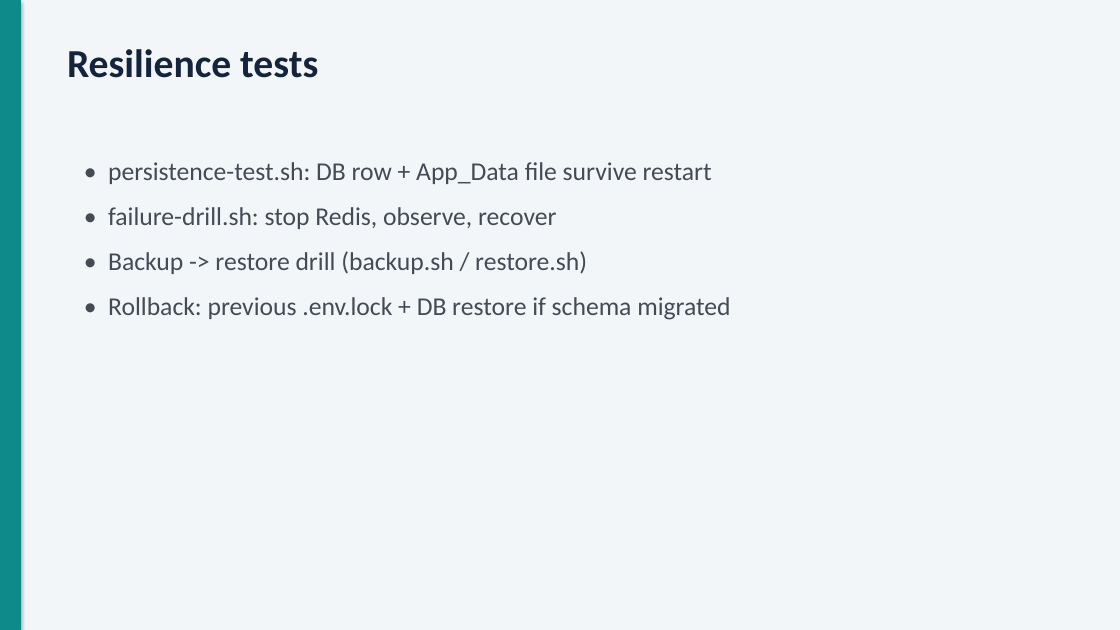
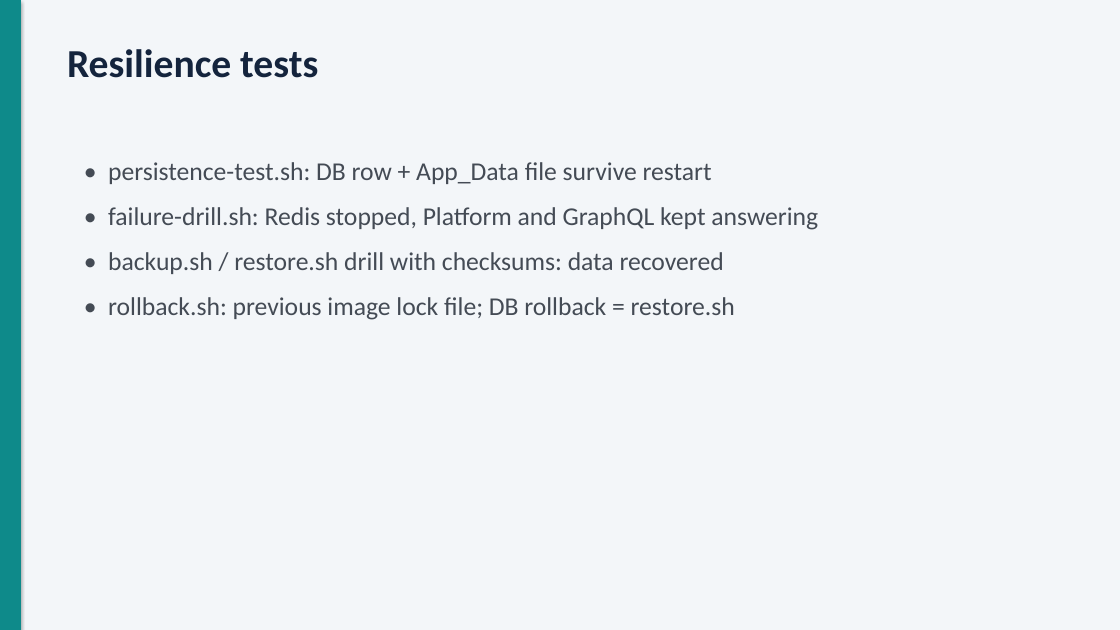
Before and after one commit to adarsh0331/Project_29_Virto_e-commerce, a slide deck: slide 7 of docs/presentation/Virto-AWS-DevOps-presentation.pptx. Drawn at 1120x630 pixels with LibreOffice and Linux fonts; fonts in the diff are those of the drawing. Boxes give left, top, right and bottom in pixels: in the first picture for what was removed or moved away, otherwise in the second. Text is boxed around its words. In the diff, an @@ line names an element or a change of style, - is before the commit and + after.

```diff
--- a/docs/presentation/Virto-AWS-DevOps-presentation.pptx
+++ b/docs/presentation/Virto-AWS-DevOps-presentation.pptx
@@ text at (x1=108, y1=207, x2=818, y2=320): text changed @@
-• failure-drill.sh: stop Redis, observe, recover
-• Backup -> restore drill (backup.sh / restore.sh)
-• Rollback: previous .env.lock + DB restore if schema migrated
+• failure-drill.sh: Redis stopped, Platform and GraphQL kept answering
+• backup.sh / restore.sh drill with checksums: data recovered
+• rollback.sh: previous image lock file; DB rollback = restore.sh
```
Also in this commit, not shown: 8 other slides changed.
